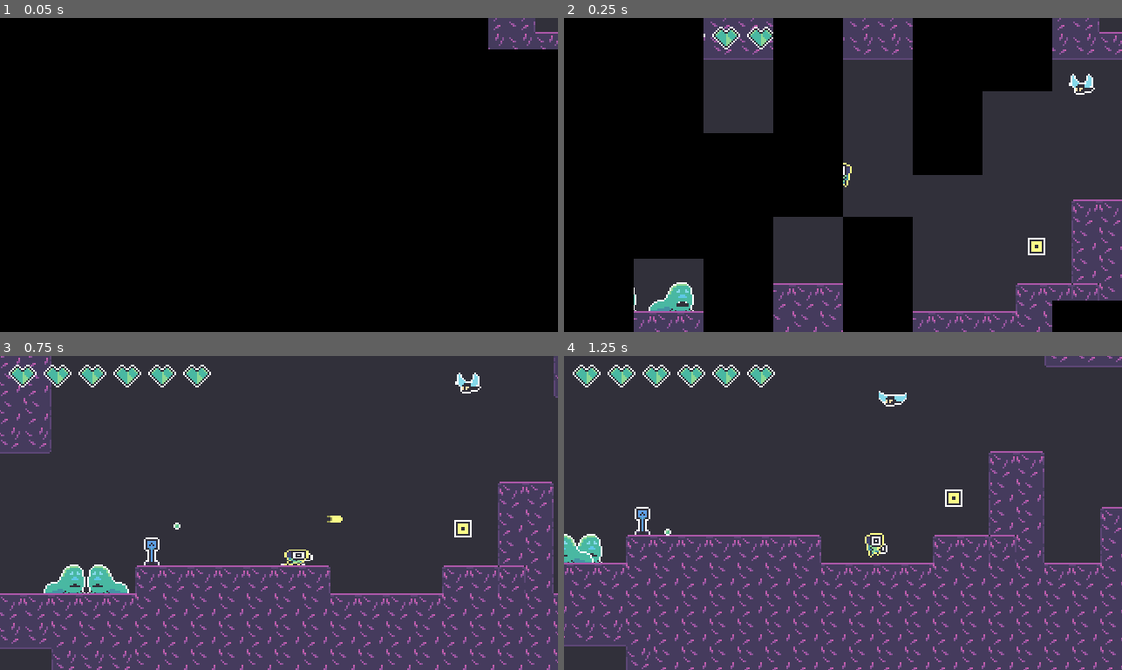
Above: before the commit, frames 1-4 (two rows, left to right).
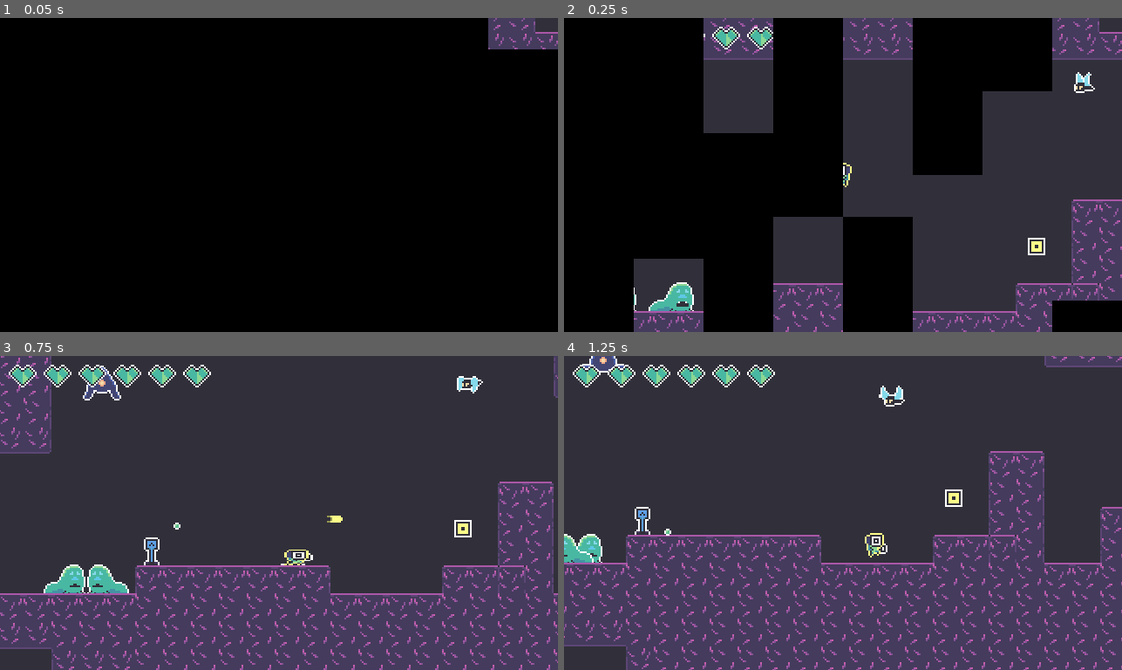
Above: after the commit, the same moments.

Repository: voithos/coloroid
Game: Godot game, scene res://scenes/levels/demo.tscn
The game is run twice, just before and just after one commit, with the same random seed, the same clock (stepped at 60 frames per second) and the same inputs. Sound files missing from this copy of the repository are replaced by a short silence.
Inputs:
- Up to frame 1 (0.05 s): no input
- Up to frame 2 (0.25 s): no input
- Up to frame 3 (0.75 s): tap Enter at 0.5 s; hold Right (move_right) from 0.53 s (still down); tap Z (attack) at 0.6 s
- Up to frame 4 (1.25 s): keep holding Right (move_right); tap Space (jump) at 0.77 s

Frame 1 is identical in both runs. In frame 2, 0.2% of the frame differs, in the area x 90-95%, y 17-25%; in frame 3, 0.4%, in the area x 14-87%, y 3-15%; in frame 4, 0.3%.

Commit message:
Create flying bullet enemy.

Diff:
--- /dev/null
+++ b/scenes/enemies/flying_bullet_enemy.gd
@@ -0,0 +1,15 @@
+extends "res://scenes/enemies/flying_enemy.gd"
+
+export (float) var firing_frequency = 2.0
+
+var firing_timeout = 0
+
+func _physics_process(delta):
+    if target_player and _is_in_range():
+        _fire_at_player(target_player, delta)
+
+func _fire_at_player(player, delta):
+    firing_timeout -= delta
+    if firing_timeout <= 0:
+        print('pew pew')
+        firing_timeout = firing_frequency
--- /dev/null
+++ b/scenes/enemies/flying_bullet_enemy.tscn
@@ -0,0 +1,39 @@
+[gd_scene load_steps=7 format=2]
+
+[ext_resource path="res://scenes/enemies/flying_enemy.tscn" type="PackedScene" id=1]
+[ext_resource path="res://assets/enemies/flying_bullet_enemy.png" type="Texture" id=2]
+[ext_resource path="res://scenes/enemies/flying_bullet_enemy.gd" type="Script" id=3]
+
+[sub_resource type="RectangleShape2D" id=1]
+extents = Vector2( 6, 6 )
+
+[sub_resource type="RectangleShape2D" id=2]
+extents = Vector2( 6, 6 )
+
+[sub_resource type="RectangleShape2D" id=3]
+extents = Vector2( 6, 6 )
+
+[node name="flying_bullet_enemy" instance=ExtResource( 1 )]
+script = ExtResource( 3 )
+max_health = 8.0
+max_speed = 15
+hp_pickup_chance = 0.5
+
+[node name="sprite" parent="." index="0"]
+texture = ExtResource( 2 )
+hframes = 7
+
+[node name="shape" parent="." index="1"]
+position = Vector2( 0, -1 )
+shape = SubResource( 1 )
+
+[node name="shape" parent="hurtbox" index="0"]
+position = Vector2( 0, -1 )
+shape = SubResource( 2 )
+
+[node name="shape" parent="hitbox" index="0"]
+position = Vector2( 0, -1 )
+shape = SubResource( 3 )
+
+[editable path="hurtbox"]
+[editable path="hitbox"]
--- a/scenes/enemies/flying_enemy.gd
+++ b/scenes/enemies/flying_enemy.gd
@@ -2,9 +2,8 @@
 
 export (float) var acceleration = 100
 
-
 func _physics_process(delta):
-    if target_player:
+    if target_player and _is_in_range():
         _chase_player(target_player, delta)
 
 func _chase_player(player, delta):
--- a/scenes/enemies/flying_enemy.tscn
+++ b/scenes/enemies/flying_enemy.tscn
@@ -1,12 +1,12 @@
-[gd_scene load_steps=8 format=2]
+[gd_scene load_steps=10 format=2]
 
 [ext_resource path="res://scenes/enemies/enemy.tscn" type="PackedScene" id=1]
 [ext_resource path="res://assets/enemies/flying_enemy.png" type="Texture" id=2]
 [ext_resource path="res://scenes/outline.tres" type="Material" id=3]
 [ext_resource path="res://scenes/enemies/flying_enemy.gd" type="Script" id=4]
 
-[sub_resource type="RectangleShape2D" id=3]
-extents = Vector2( 4.5, 2.5 )
+[sub_resource type="RectangleShape2D" id=6]
+extents = Vector2( 4.5, 2.25 )
 
 [sub_resource type="Animation" id=1]
 length = 0.001
@@ -25,9 +25,9 @@
 
 [sub_resource type="Animation" id=2]
 resource_name = "fly"
-length = 0.5
+length = 0.875
 loop = true
-step = 0.0833333
+step = 0.125
 tracks/0/type = "value"
 tracks/0/path = NodePath("sprite:frame")
 tracks/0/interp = 1
@@ -35,16 +35,23 @@
 tracks/0/imported = false
 tracks/0/enabled = true
 tracks/0/keys = {
-"times": PoolRealArray( 0, 0.416667, 0.5 ),
+"times": PoolRealArray( 0, 0.75, 0.875 ),
 "transitions": PoolRealArray( 1, 1, 1 ),
 "update": 0,
 "values": [ 0, 5, 5 ]
 }
 
+[sub_resource type="RectangleShape2D" id=5]
+extents = Vector2( 4.5, 2.25 )
+
+[sub_resource type="RectangleShape2D" id=4]
+extents = Vector2( 4.5, 2.25 )
+
 [node name="flying_enemy" instance=ExtResource( 1 )]
 script = ExtResource( 4 )
 max_health = 3.0
 max_speed = 100
+hp_pickup_chance = 0.3
 
 [node name="sprite" parent="." index="0"]
 material = ExtResource( 3 )
@@ -52,8 +59,8 @@
 hframes = 6
 
 [node name="shape" parent="." index="1"]
-position = Vector2( -0.5, 1.5 )
-shape = SubResource( 3 )
+position = Vector2( 0, 1 )
+shape = SubResource( 6 )
 
 [node name="animation" parent="." index="2"]
 autoplay = "fly"
@@ -61,10 +68,12 @@
 anims/fly = SubResource( 2 )
 
 [node name="shape" parent="hurtbox" index="0"]
-shape = SubResource( 3 )
+position = Vector2( 0, 1 )
+shape = SubResource( 5 )
 
 [node name="shape" parent="hitbox" index="0"]
-shape = SubResource( 3 )
+position = Vector2( 0, 1 )
+shape = SubResource( 4 )
 
 [editable path="hurtbox"]
 [editable path="hitbox"]
--- a/scenes/enemies/targeting_enemy.gd
+++ b/scenes/enemies/targeting_enemy.gd
@@ -1,7 +1,7 @@
 extends "res://scenes/enemies/enemy.gd"
 
 var target_player
-export (float) var targeting_range = 500
+export (float) var targeting_range = 200
 
 func _ready():
     call_deferred("_find_player")
--- a/scenes/levels/demo.tscn
+++ b/scenes/levels/demo.tscn
@@ -8,6 +8,7 @@
 [ext_resource path="res://scenes/hp_pickup.tscn" type="PackedScene" id=6]
 [ext_resource path="res://scenes/checkpoint.tscn" type="PackedScene" id=7]
 [ext_resource path="res://scenes/enemies/flying_enemy.tscn" type="PackedScene" id=8]
+[ext_resource path="res://scenes/enemies/flying_bullet_enemy.tscn" type="PackedScene" id=9]
 
 [node name="demo" type="Node2D"]
 
@@ -31,6 +32,11 @@
 [node name="enemy" parent="enemies" instance=ExtResource( 8 )]
 position = Vector2( 297, 29 )
 
+[node name="flying_enemy" parent="enemies" instance=ExtResource( 9 )]
+position = Vector2( 52, 35 )
+collision_layer = 0
+collision_mask = 10
+
 [node name="tilemap" parent="." instance=ExtResource( 1 )]
 tile_data = PoolIntArray( -65535, 0, 1, -65534, 0, 2, -65533, 0, 2, -65532, 0, 2, -65531, 0, 2, -65530, 0, 2, -65529, 0 …(4477 unchanged characters)…
 
Binary file added: assets/enemies/flying_bullet_enemy.aseprite
Binary file added: assets/enemies/flying_bullet_enemy.png
Not shown, added: assets/enemies/flying_bullet_enemy.png.import
Not shown: 1 places in scenes/levels/demo.tscn that only renumber resources
